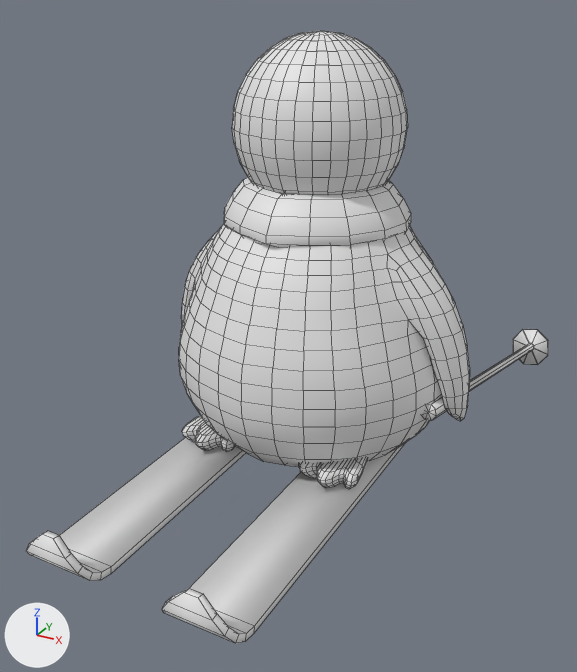
The Blender file art/blender/penguin2.blend, before and after one commit.
Rendered twice from a 50 mm camera at (2.16, -4.31, 2.78) aimed at (0.0, -0.38, 0.81). Lighting does not change. The marker at lower left points along +X, +Y and +Z. Mesh edges are drawn as thin lines.

Script lines for the objects in view, before the commit:
```python
me_circle = bpy.data.meshes.new('Circle')
me_circle.from_pydata(...)  # 1024 vertices, 936 faces; spans x 0.0..8.7, y -10.4..8.9, z 0.0..9.8
me_circle.polygons.foreach_set('use_smooth', [True] * 936)
# before: 204 (0.1, -1.9, 6.4), 563 (0.1, -1.6, 6.5), 770 (0.3, -2.1, 6.6) at pixel (291, 194), 775 (0.4, -3.0, 5.6) at pixel (278, 247)
ob_feet = bpy.data.objects.new('feet', me_circle)
ob_feet.location = (0.0, 0.0, 0.0)
ob_feet.scale = (0.14, 0.2, 0.258)
_m = ob_feet.modifiers.new('Mirror', 'MIRROR')
_m.use_clip = True
```
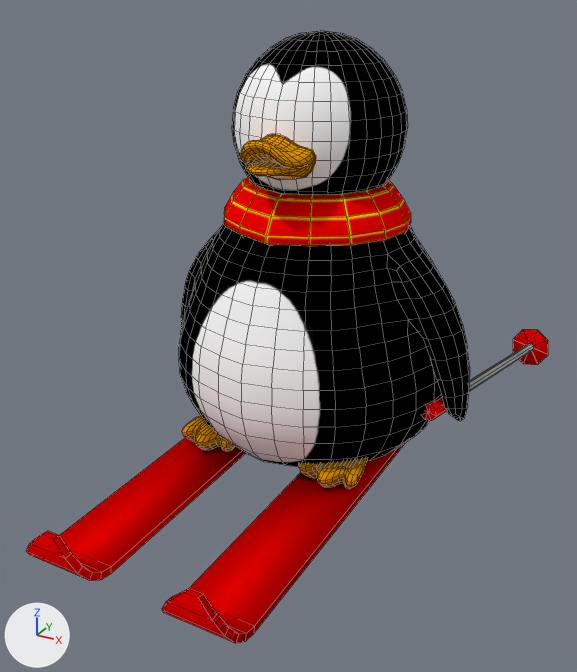
Commit message: Added beak to penguin

Location of each change, (x1, y1, x2, y2) in pixels of the pictures (577 x 672 px; the box of a moved part takes in the faces that stretch with it):
part 1 of me_circle, added (brown)
    after: (240, 134, 316, 180)
part 2 of me_circle, moved or reshaped
    both: (240, 188, 310, 247)
part 3 of me_circle, surface changed
    both: (232, 31, 408, 195)
part 4 of me_circle, recoloured
    both: (26, 177, 548, 643)

The change, as a diff of the scene's bpy script:
```diff
--- a/art/blender/penguin2.blend.py
+++ b/art/blender/penguin2.blend.py
@@ img_penguintextmap_png_001 @@
+img_penguintextmap_png_001 = load_image('penguinTextMap.png.001', 'penguinTextMap.png', 512, 512, 'sRGB')
@@ mat_material @@
+mat_material = diffuse_material('Material')
+mat_material.texture = img_penguintextmap_png_001
@@ me_circle @@
 # used by ob_feet; location = (0.0, 0.0, 0.0); scale = (0.14, 0.2, 0.258)
 # verts and faces of me_circle; kept vertices keep their numbers, new ones are numbered from 1024
-me_circle.from_pydata(...)  # 1024 vertices, 936 faces; spans x 0.0..8.7, y -10.4..8.9, z 0.0..9.8
+me_circle.from_pydata(...)  # 1239 vertices, 1128 faces; spans x 0.0..8.7, y -10.4..8.9, z 0.0..9.8
+# me_circle part 1: a new loose piece of 215 vertices spanning x 0.0..1.5, y -3.7..-2.1, z 6.9..7.9, in mat_material (picture img_penguintextmap_png_001)
+# me_circle part 2
+verts[204] = (0.0, -1.9, 6.4)  # moved
+verts[563] = (0.0, -1.6, 6.5)  # moved
+verts[770] = (0.0, -2.1, 6.6)  # moved, pixel (285, 193)
+verts[775] = (0.0, -3.0, 5.6)  # moved, pixel (269, 245)
+# me_circle part 3: 184 kept faces spanning x 0.0..3.7, y -2.6..2.6, z 6.3..9.8 get new texture (UV) coordinates
+# me_circle part 4: 936 faces spanning x 0.0..8.7, y -10.4..8.9, z 0.0..9.8 switch from no material to mat_material (picture img_penguintextmap_png_001)
```
